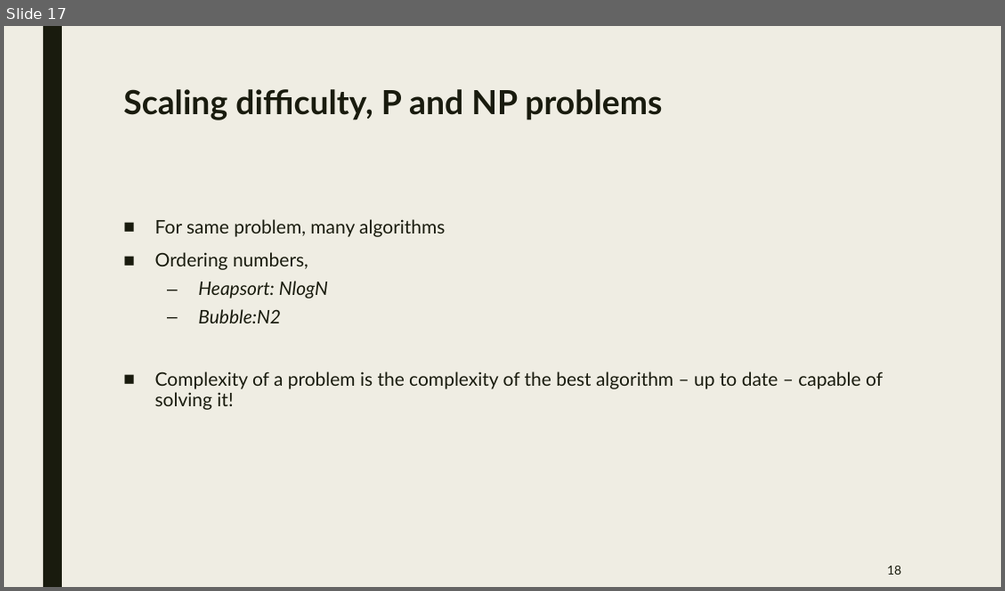
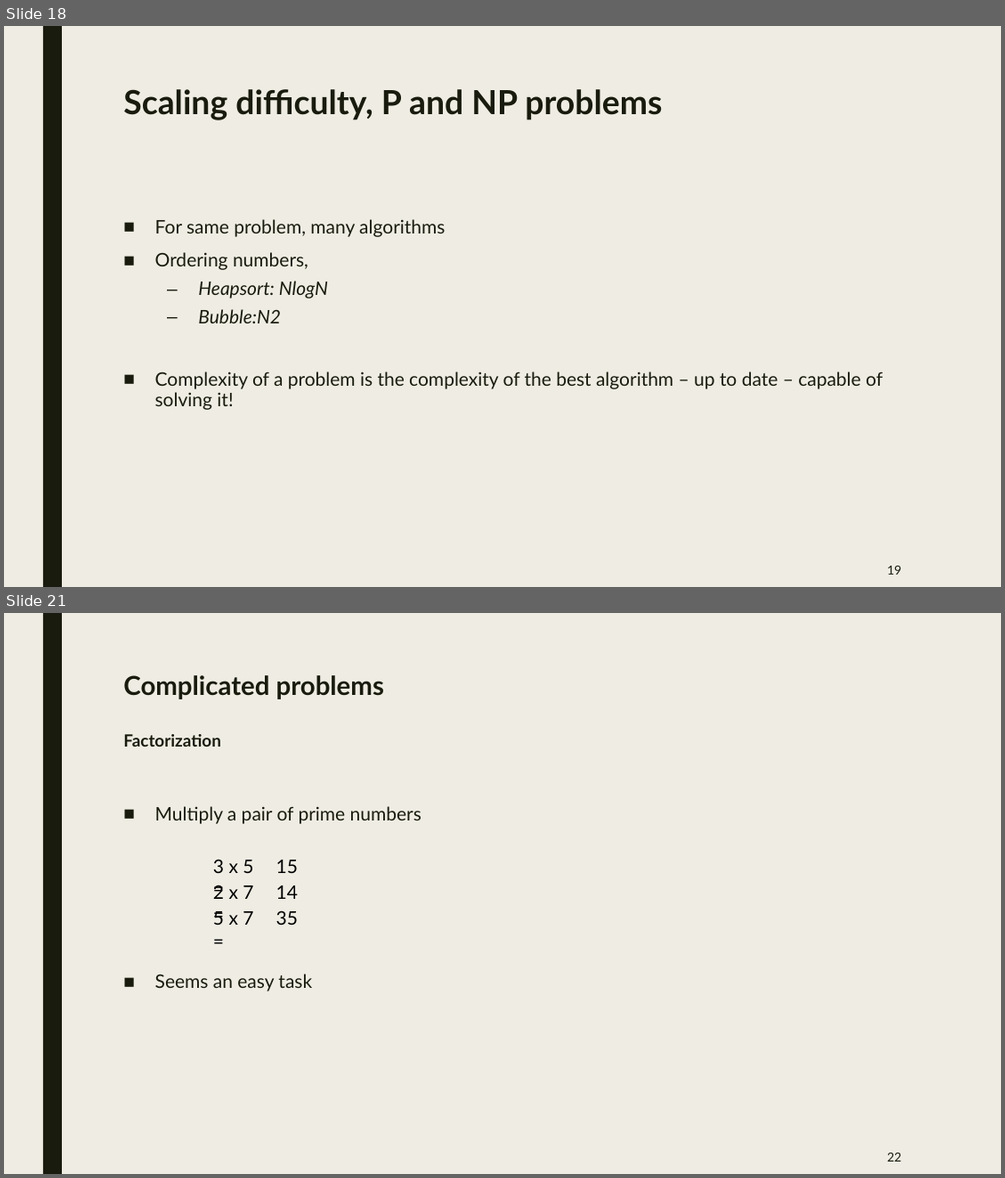
Before and after one commit to jurtasun/presentations, a slide deck: 202306_LMS_Complexity/202306_LMS_Complexity.ppt. Shown one above the other, each under a label of ours: slide 17 before the commit, slides 18 and 21 after it; the slides between them are not shown. The pictures are 1005x591 and 1005x1178 pixels, drawn with LibreOffice and Linux fonts; fonts in the diff are those of the drawing. Boxes give left, top, right and bottom in pixels: in the first picture for what was removed or moved away, otherwise in the second. Text is boxed around its words. In the diff, an @@ line names an element or a change of style, - is before the commit and + after.

```diff
--- a/202306_LMS_Complexity/202306_LMS_Complexity.ppt
+++ b/202306_LMS_Complexity/202306_LMS_Complexity.ppt
@@ slide 21 added at (4, 613, 1001, 1174), background #EFEDE3; not listed: 1 template element that a slide beside it also shows @@
@@ title added at (123, 675, 384, 747), 25.2 pt, text #191B0E, bold @@
+Complicated problems
+Factorization
@@ text added at (155, 806, 421, 991), 18 pt, text #191B0E @@
+■ Multiply a pair of prime numbers
+■ Seems an easy task
@@ text added at (213, 859, 253, 873), 18 pt, text #000000 @@
+3 x 5 =
@@ text added at (276, 860, 298, 873), 18 pt, text #000000 @@
+15
@@ text added at (213, 884, 253, 899), 18 pt, text #000000 @@
+2 x 7 =
@@ text added at (276, 885, 298, 899), 18 pt, text #000000 @@
+14
@@ text added at (213, 911, 253, 925), 18 pt, text #000000 @@
+5 x 7 =
@@ text added at (276, 910, 298, 925), 18 pt, text #000000 @@
+35
@@ page number added at (887, 1152, 901, 1161), 12 pt, text #191B0E @@
+22
@@ what was slide 17 is now slide 18 @@
@@ page number at (887, 565, 901, 574): text changed @@
-18
+19
```
Also in this commit, not shown: 2 slides changed, 13 other slides added, 4 slides removed, 1 other file.
